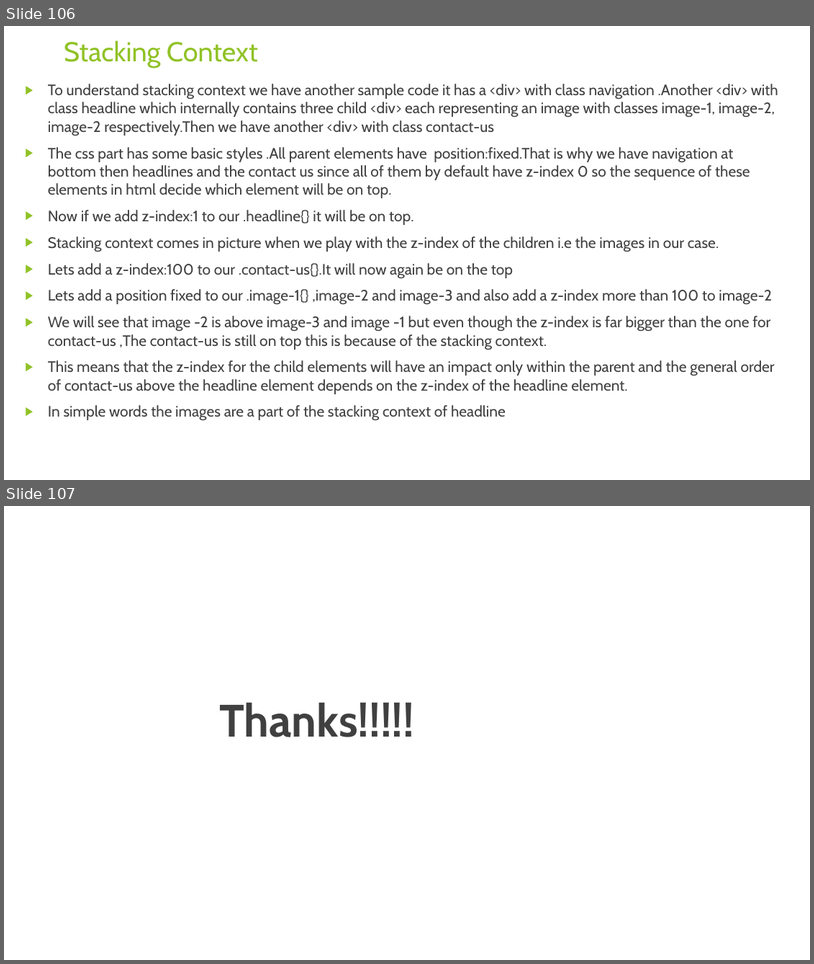
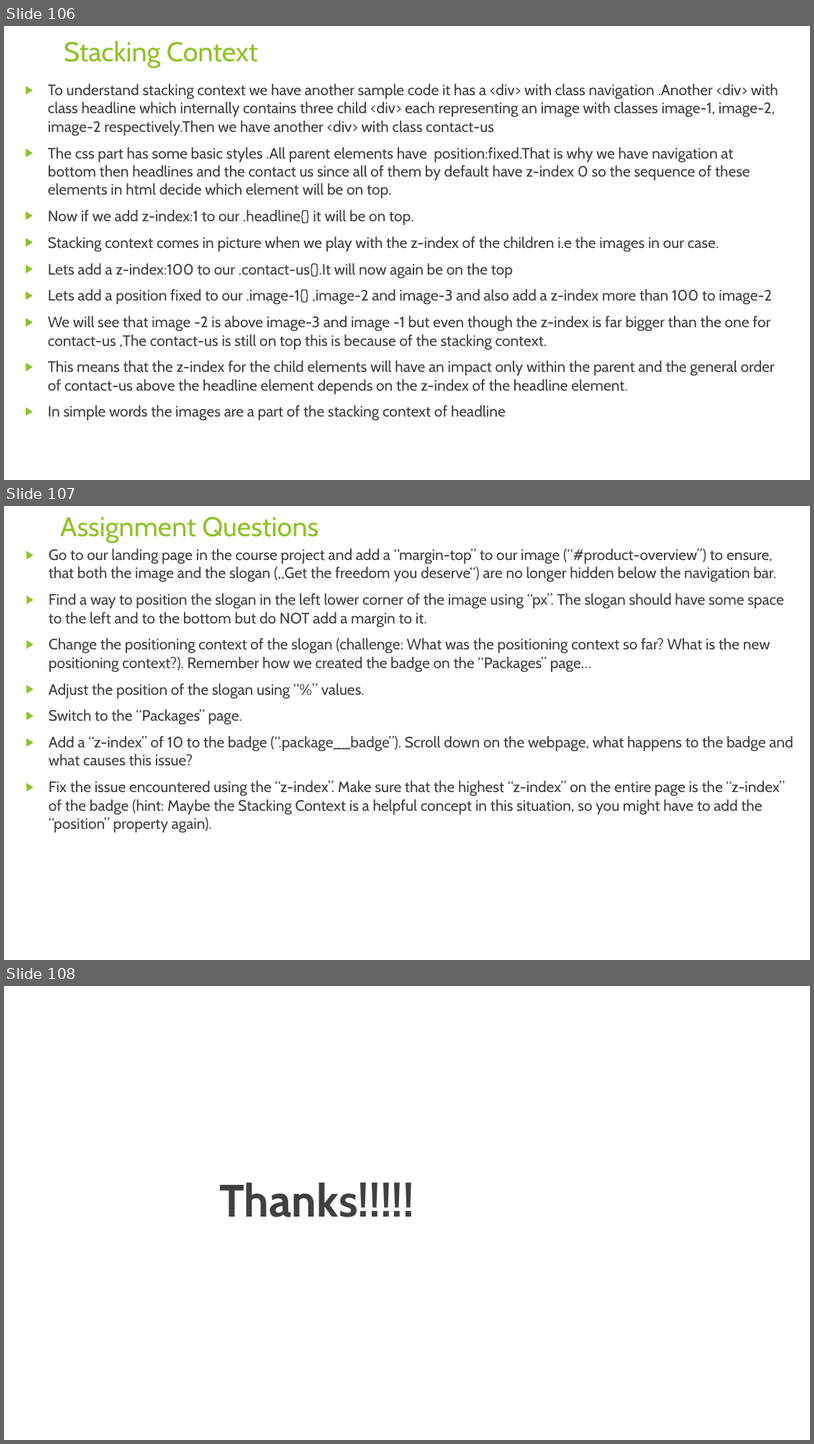
Before and after one commit to rudhrainfogain/CSS, a slide deck: PPT/Css-v6.pptx. Shown one above the other, each under a label of ours: slides 106 and 107 before the commit, slides 106, 107 and 108 after it. The pictures are 814x964 and 814x1444 pixels, drawn with LibreOffice and Linux fonts; fonts in the diff are those of the drawing. Boxes give left, top, right and bottom in pixels: in the first picture for what was removed or moved away, otherwise in the second. Text is boxed around its words. In the diff, an @@ line names an element or a change of style, - is before the commit and + after.

Commit message:
AssignmentQuestions

```diff
--- a/PPT/Css-v6.pptx
+++ b/PPT/Css-v6.pptx
@@ slide 107 added at (4, 506, 810, 960), background #FFFFFF @@
@@ title added at (60, 517, 319, 543), 32.4 pt, text #90C226 @@
+Assignment Questions
@@ text added at (49, 548, 793, 832), 18 pt, text #404040 @@
+▶ Go to our landing page in the course project and add a “margin-top” to our image (“#product-overview”) to ensure, that both the image and the slogan („Get the freedom you deserve“) are no longer hidden below the navigation bar.
+▶ Find a way to position the slogan in the left lower corner of the image using “px”. The slogan should have some space to the left and to the bottom but do NOT add a margin to it.
+▶ Change the positioning context of the slogan (challenge: What was the positioning context so far? What is the new positioning context?). Remember how we created the badge on the “Packages” page…
+▶ Adjust the position of the slogan using “%” values.
+▶ Switch to the “Packages” page.
+▶ Add a “z-index” of 10 to the badge (“.package__badge”). Scroll down on the webpage, what happens to the badge and what causes this issue?
+▶ Fix the issue encountered using the “z-index”. Make sure that the highest “z-index” on the entire page is the “z-index” of the badge (hint: Maybe the Stacking Context is a helpful concept in this situation, so you might have to add the “position” property again).
@@ what was slide 107 is now slide 108 @@
```
Also in this commit, not shown: 2 other files.
